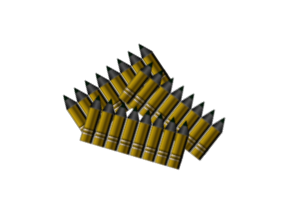
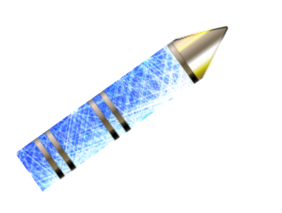
Layers edited between the first and the second (282, 213) image:
renamed "Eingefügte Ebene #7" to "cryomissle.png", showed it, moved it above "Eingefügte Ebene #9", painted on it over [16, 25, 229, 192]
hid "Eingefügte Ebene #9" over [62, 43, 226, 171]
